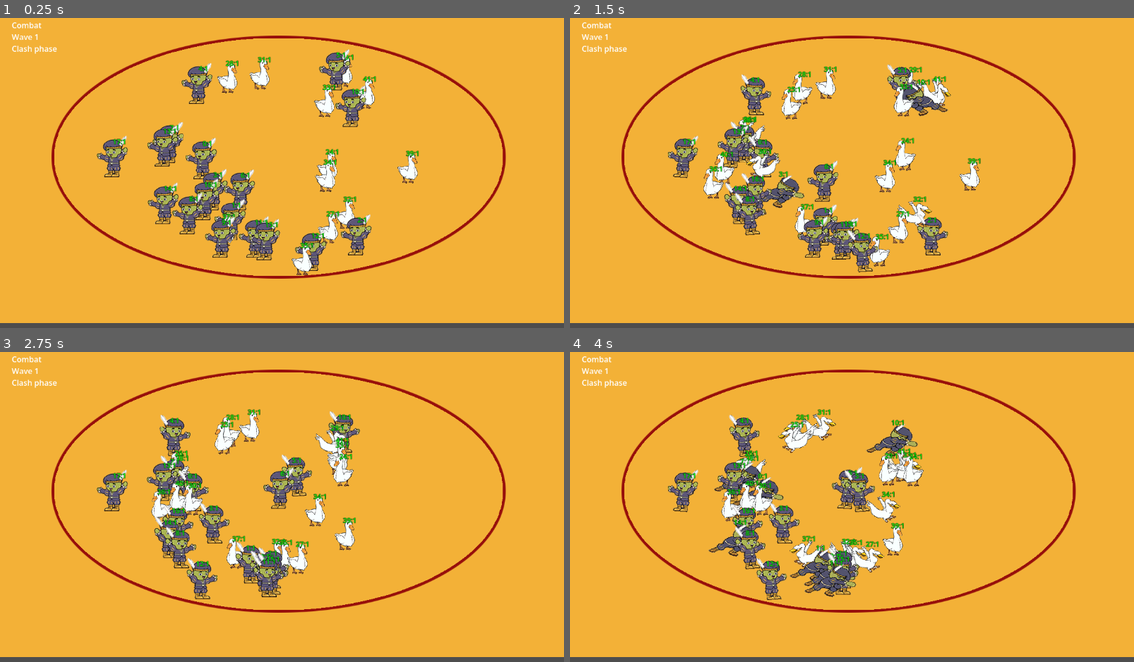
Above: before the commit, frames 1-4 (two rows, left to right).
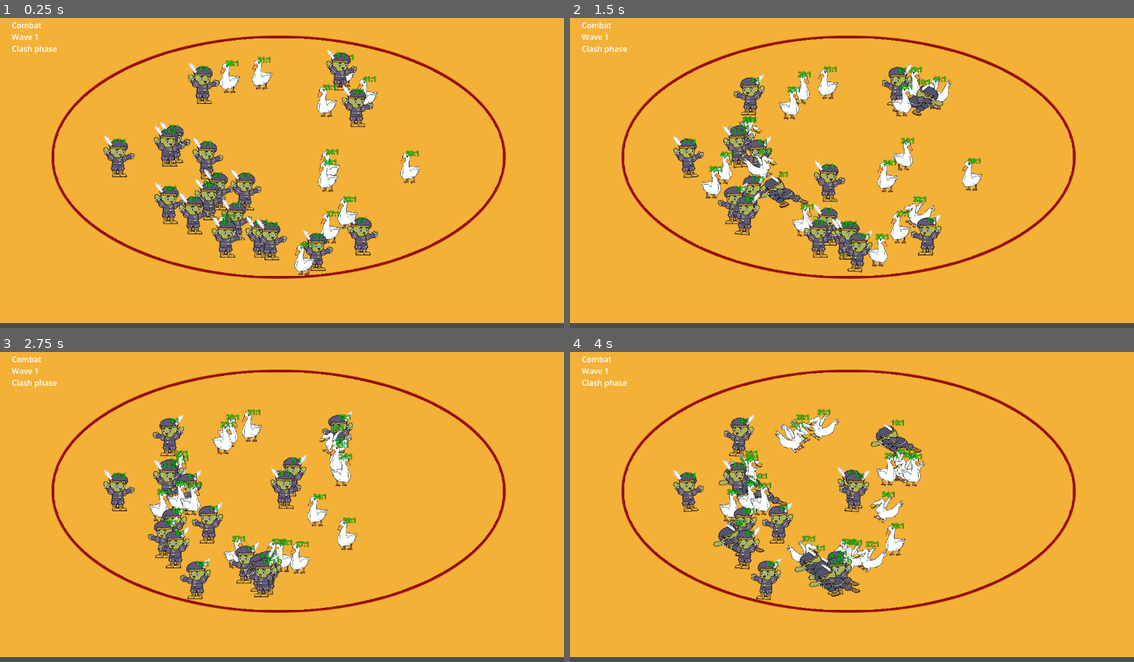
Above: after the commit, the same moments.

Repository: changingzhao-cpu/demo
Game: Godot game, scene res://scenes/main/main_scene.tscn
The game is run twice, just before and just after one commit, with the same random seed, the same clock (stepped at 60 frames per second) and the same inputs.
Inputs (mouse positions are in pixels of both pictures, inside the frame that each line leads up to):
- Up to frame 1 (0.25 s): no input
- Up to frame 2 (1.5 s): tap Enter at 0.5, 0.6 s; move the mouse to (976, 154) at 0.52 s; click (976, 154) at 0.67 s; move the mouse to (739, 185) at 1.27 s; tap Keypad Enter at 1.35 s; click (739, 185) at 1.42 s
- Up to frame 3 (2.75 s): move the mouse to (338, 435) at 2.02 s; tap Enter at 2.1 s; click (338, 435) at 2.17 s
- Up to frame 4 (4 s): move the mouse to (823, 565) at 2.77 s; tap Keypad Enter at 2.85 s; click (823, 565) at 2.92 s; move the mouse to (1021, 550) at 3.52 s; tap Enter at 3.6 s; click (1021, 550) at 3.67 s

The runs differ from the first frame. In frame 1, 7.9% of the frame differs, in the area x 17-75%, y 10-84%; in frame 2, 8.5%, in the area x 17-74%, y 15-83%; in frame 3, 7.2%; in frame 4, 8.0%.

Commit message:
fix: match sprite flip to left-facing source art
Keep left-facing source art unflipped and only mirror sprites when units face right, with presentation tests locking the rule.

Co-Authored-By: Claude Sonnet 4.6 (1M context) <noreply@anthropic.com>

Diff:
--- a/scripts/presentation/unit_view.gd
+++ b/scripts/presentation/unit_view.gd
@@ -191,7 +191,7 @@
 
 func _resolve_body_scale() -> Vector2:
 	var base_scale := GOOSE_SCALE if _is_enemy else SOLDIER_SCALE
-	var scale := base_scale * Vector2(-1.0 if _visual_facing_sign < 0.0 else 1.0, 1.0)
+	var scale := base_scale * Vector2(-1.0 if _visual_facing_sign > 0.0 else 1.0, 1.0)
 	var visual_state := _resolve_visual_state()
 	if visual_state == VISUAL_STATE_ATTACK:
 		scale *= Vector2(1.14, 0.94)
@@ -200,7 +200,7 @@
 	return scale
 
 func _resolve_overlay_scale() -> Vector2:
-	return GOOSE_SCALE * Vector2(-1.0 if _visual_facing_sign < 0.0 else 1.0, 1.0) * Vector2(1.05, 1.05)
+	return GOOSE_SCALE * Vector2(-1.0 if _visual_facing_sign > 0.0 else 1.0, 1.0) * Vector2(1.05, 1.05)
 
 func get_visual_facing_sign() -> float:
 	return _visual_facing_sign
@@ -453,7 +453,7 @@
 	if visual_state == VISUAL_STATE_IDLE:
 		body.position = Vector2.ZERO
 		body.rotation = 0.0
-		body.scale = (GOOSE_SCALE if _is_enemy else SOLDIER_SCALE) * Vector2(-1.0 if _visual_facing_sign < 0.0 else 1.0, 1.0)
+		body.scale = (GOOSE_SCALE if _is_enemy else SOLDIER_SCALE) * Vector2(-1.0 if _visual_facing_sign > 0.0 else 1.0, 1.0)
 	body.texture_filter = CanvasItem.TEXTURE_FILTER_NEAREST
 	hit_overlay.texture_filter = CanvasItem.TEXTURE_FILTER_NEAREST
 	if visual_state == VISUAL_STATE_DEAD:
@@ -499,6 +499,6 @@
 	queue_redraw()
 
 func _apply_body_pose(body: Sprite2D, offset: Vector2, rotation_value: float) -> void:
-	var facing_scale := -1.0 if _visual_facing_sign < 0.0 else 1.0
+	var facing_scale := -1.0 if _visual_facing_sign > 0.0 else 1.0
 	body.position = Vector2(offset.x * facing_scale, offset.y)
 	body.rotation = rotation_value * facing_scale
--- a/tests/presentation/test_unit_view_hit_feedback.gd
+++ b/tests/presentation/test_unit_view_hit_feedback.gd
@@ -53,7 +53,7 @@
 		var attack_texture = view.get_node("BodySprite").texture
 		view.call("set_visual_motion", -1.0, 0.0)
 		_assert_true(view.get_node("BodySprite").texture == attack_texture, "attack pose should stay visible long enough to read instead of flashing away immediately", failures)
-		_assert_true(view.get_node("BodySprite").scale.x < 0.0, "soldier sprite should flip with facing so attack direction is readable", failures)
+		_assert_true(view.get_node("BodySprite").scale.x > 0.0, "left-facing source art should keep positive scale.x when facing left", failures)
 
 func _test_attack_pose_recovers_to_idle_without_new_attack_state(failures: Array[String]) -> void:
 	var view = UnitViewScript.new()
--- a/tests/presentation/test_unit_view_motion_feedback.gd
+++ b/tests/presentation/test_unit_view_motion_feedback.gd
@@ -11,6 +11,7 @@
 	_test_attack_hold_locks_position_updates(failures)
 	_test_alive_label_reflects_bound_and_death_state(failures)
 	_test_dead_runtime_sync_hides_view_and_marks_label_dead(failures)
+	_test_facing_flip_matches_left_facing_source_art(failures)
 	return failures
 
 func _test_visual_sync_exposes_facing_and_motion(failures: Array[String]) -> void:
@@ -101,6 +102,22 @@
 		_assert_true(label.visible, "dead runtime sync should keep the debug label visible for inspection", failures)
 	view.free()
 
+func _test_facing_flip_matches_left_facing_source_art(failures: Array[String]) -> void:
+	var left_view = UnitViewScript.new()
+	left_view.bind_entity(1)
+	left_view.call("sync_from_entity_visual", Vector2.ZERO, true, 0, 0.0, -1.0, 0)
+	var left_body = left_view.get_node_or_null("BodySprite")
+	if left_body is Sprite2D:
+		_assert_true(left_body.scale.x > 0.0, "left-facing source art should keep positive scale.x without horizontal flip", failures)
+	left_view.free()
+	var right_view = UnitViewScript.new()
+	right_view.bind_entity(2)
+	right_view.call("sync_from_entity_visual", Vector2.ZERO, true, 0, 0.0, 1.0, 0)
+	var right_body = right_view.get_node_or_null("BodySprite")
+	if right_body is Sprite2D:
+		_assert_true(right_body.scale.x < 0.0, "right-facing presentation should horizontally flip left-facing source art", failures)
+	right_view.free()
+
 func await_if_needed(_view) -> void:
 	pass
 
